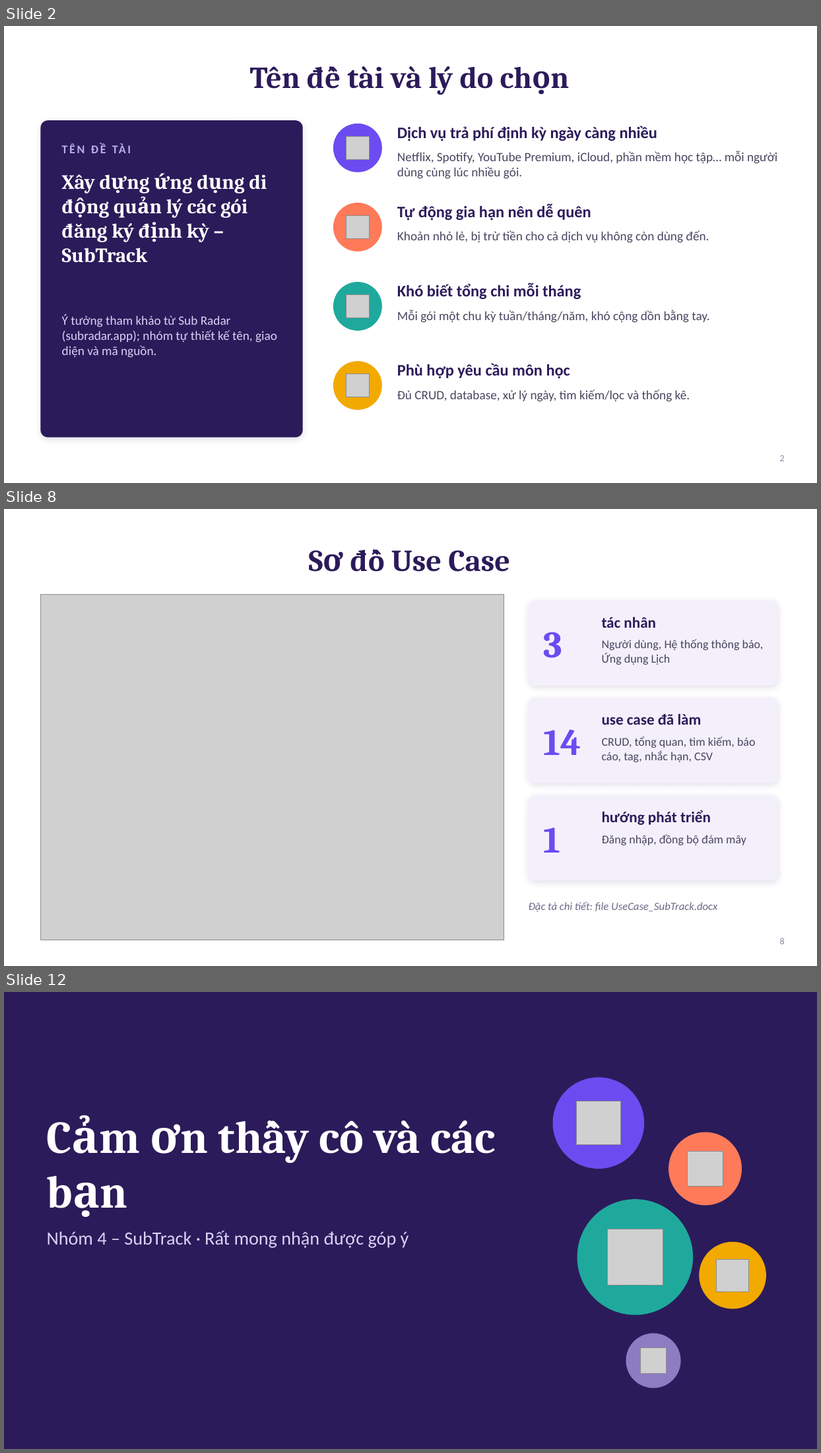
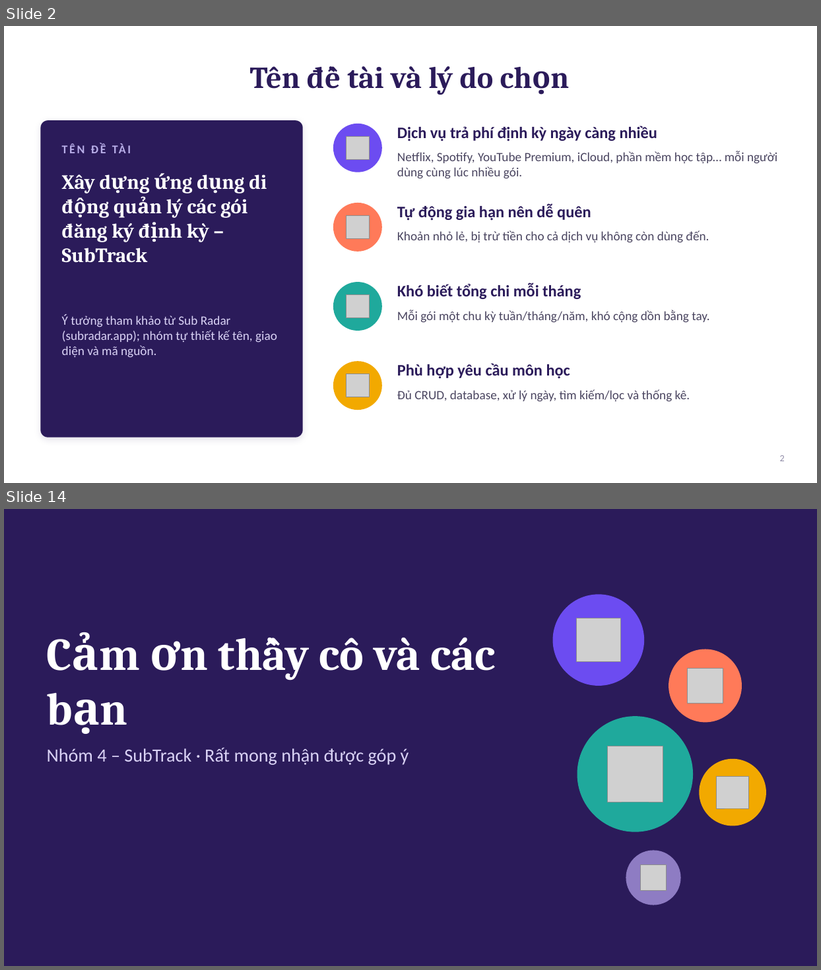
Before and after one commit to nkhhieu123/ltdd, a slide deck: docs/SubTrack_GioiThieuDeTai.pptx. Shown one above the other, each under a label of ours: slides 2, 8 and 12 before the commit, slides 2 and 14 after it; the slides between them are not shown. The pictures are 821x1453 and 821x970 pixels, drawn with LibreOffice and Linux fonts; fonts in the diff are those of the drawing; grey boxes stand for pictures. Boxes give left, top, right and bottom in pixels: in the first picture for what was removed or moved away, otherwise in the second. Text is boxed around its words. In the diff, an @@ line names an element or a change of style, - is before the commit and + after.

Commit message:
Bổ sung nội dung Tuần 1: sơ đồ Use Case trên slide, sửa quan hệ nhắc hạn, đặc tả đủ UC, giới hạn, ca kiểm thử, phân công có tiêu chí nghiệm thu

```diff
--- a/docs/SubTrack_GioiThieuDeTai.pptx
+++ b/docs/SubTrack_GioiThieuDeTai.pptx
@@ slide 8 removed at (4, 509, 817, 966), background #FFFFFF @@
@@ title removed at (350, 549, 510, 572) @@
-Sơ đồ Use Case
@@ picture removed at (40, 594, 504, 940) @@
@@ rounded rectangle removed at (529, 601, 779, 686) @@
@@ text removed at (602, 617, 656, 628) @@
-tác nhân
@@ text removed at (544, 632, 563, 658) @@
-3
@@ text removed at (602, 639, 764, 665) @@
-Người dùng, Hệ thống thông báo, Ứng dụng Lịch
@@ rounded rectangle removed at (529, 698, 779, 784) @@
@@ text removed at (602, 714, 702, 725) @@
-use case đã làm
@@ text removed at (544, 729, 582, 755) @@
-14
@@ text removed at (602, 737, 756, 762) @@
-CRUD, tổng quan, tìm kiếm, báo cáo, tag, nhắc hạn, CSV
@@ rounded rectangle removed at (529, 795, 779, 881) @@
@@ text removed at (602, 811, 711, 825) @@
-hướng phát triển
@@ text removed at (544, 828, 561, 853) @@
-1
@@ text removed at (602, 834, 746, 846) @@
-Đăng nhập, đồng bộ đám mây
@@ text removed at (529, 902, 717, 912) @@
-Đặc tả chi tiết: file UseCase_SubTrack.docx
@@ page number removed at (780, 938, 785, 945) @@
-8
@@ what was slide 12 is now slide 14 @@
```
Also in this commit, not shown: 5 slides changed, 6 slides added, 3 other slides removed, 1 other file.
